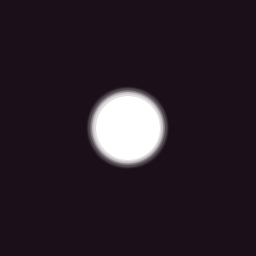
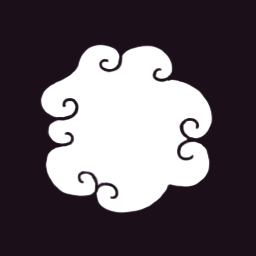
Before/after of a (256, 256) layered artwork. What changed in the layer stack:
hid "Ellipse 5" over [96, 96, 160, 160]
showed "Layer 5" over [40, 44, 213, 214]
